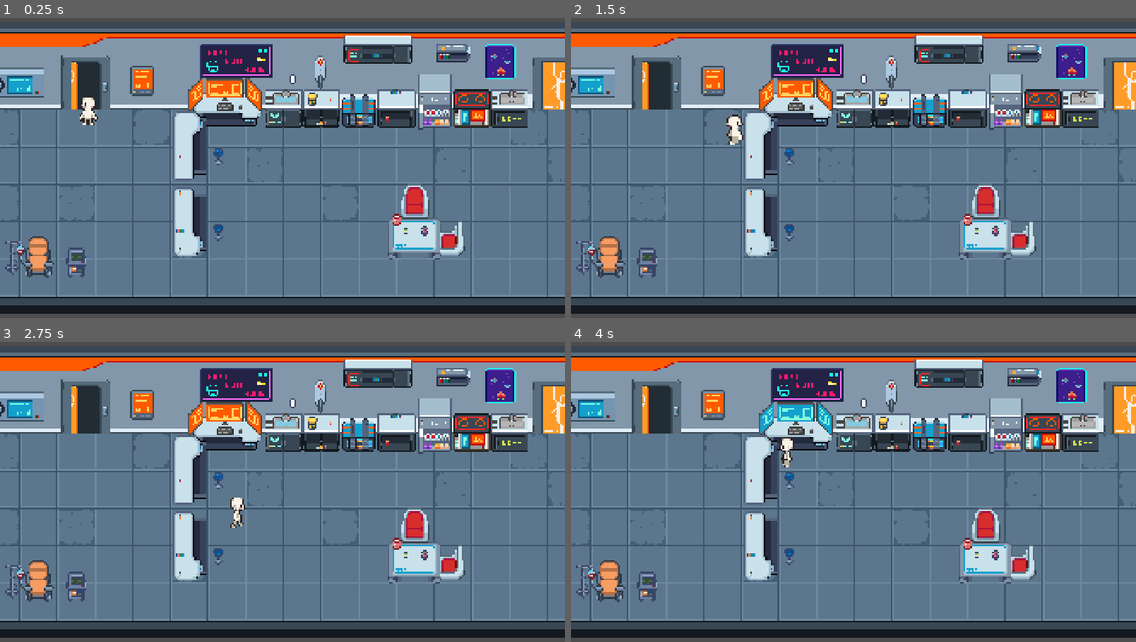
Above: before the commit, frames 1-4 (two rows, left to right).
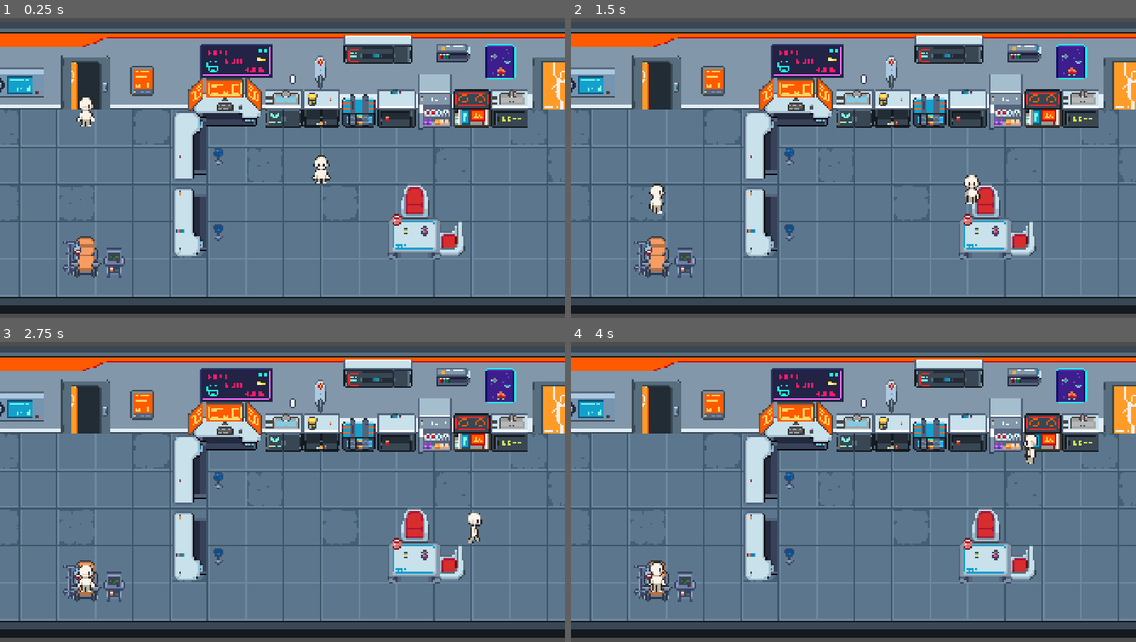
Above: after the commit, the same moments.

Repository: Elytridfly/Dr.Chrome
Game: Godot game, scene res://scenes/game.tscn
Same seed, same stepped clock (60 frames per second), same inputs: the game is played once before the commit and once after it.
Inputs:
- Up to frame 1 (0.25 s): no input
- Up to frame 2 (1.5 s): hold D (right) 0.53-1.28 s; tap Space (interact) at 0.6, 1.35 s; hold S (down) from 1.28 s (still down)
- Up to frame 3 (2.75 s): release S (down) at 2.03 s; hold D (right) from 2.03 s (still down); tap Space (interact) at 2.1 s
- Up to frame 4 (4 s): release D (right) at 2.78 s; hold W (up) 2.78-3.53 s; tap Space (interact) at 2.85, 3.6 s; hold A (left) from 3.53 s (still down)

The runs differ from the first frame. In frame 1, 1.9% of the frame differs, in the area x 0-59%, y 26-87%; in frame 2, 2.2%; in frame 3, 1.9%; in frame 4, 2.5%, in the area x 0-83%, y 20-87%.

Commit message:
added pickup blood feature

Diff:
--- /dev/null
+++ b/dr.chrome/GameState.gd
@@ -0,0 +1,14 @@
+# autoload: GameState.gd
+extends Node
+signal item_picked_up
+
+
+var ui_blocking_input: bool = false
+var blood: bool = false
+
+
+func pick_up_item() -> void:
+	if blood:
+		return
+	blood = true
+	item_picked_up.emit()
--- a/dr.chrome/project.godot
+++ b/dr.chrome/project.godot
@@ -14,6 +14,10 @@
 run/main_scene="uid://5b1u5gwwdnyh"
 config/features=PackedStringArray("4.7", "GL Compatibility")
 config/icon="res://icon.svg"
+
+[autoload]
+
+GameState="*uid://crf5w2x36q56i"
 
 [display]
 
--- a/dr.chrome/scenes/computer.tscn
+++ b/dr.chrome/scenes/computer.tscn
@@ -1,20 +1,28 @@
 [gd_scene format=3 uid="uid://ckgfywth646du"]
 
 [ext_resource type="Script" uid="uid://cwxpx2jw5ymyj" path="res://scripts/computer.gd" id="1_8pqrt"]
-[ext_resource type="Texture2D" uid="uid://cqpp8jw7r7o0s" path="res://assets/computer_Orange.tres" id="2_7ikar"]
-[ext_resource type="Texture2D" uid="uid://c5f25issn5ooe" path="res://assets/computer_Blue.tres" id="3_tjrug"]
+[ext_resource type="Texture2D" uid="uid://rxrrp7n07rk" path="res://assets/Pixel Cyberpunk Interior/pixel-cyberpunk-interior.png" id="2_7ikar"]
+[ext_resource type="Texture2D" uid="uid://cqpp8jw7r7o0s" path="res://assets/computer_Orange.tres" id="3_7ikar"]
+
+[sub_resource type="AtlasTexture" id="AtlasTexture_tjrug"]
+atlas = ExtResource("2_7ikar")
+region = Rect2(208, 96, 64, 32)
+
+[sub_resource type="AtlasTexture" id="AtlasTexture_uiul0"]
+atlas = ExtResource("2_7ikar")
+region = Rect2(208, 63, 64, 32)
 
 [sub_resource type="RectangleShape2D" id="RectangleShape2D_1vivr"]
 size = Vector2(64, 56.75)
 
 [node name="Area2D" type="Area2D" unique_id=1828647403]
 script = ExtResource("1_8pqrt")
-default_texture = ExtResource("2_7ikar")
-touched_texture = ExtResource("3_tjrug")
+default_texture = SubResource("AtlasTexture_tjrug")
+touched_texture = SubResource("AtlasTexture_uiul0")
 
 [node name="Sprite2D" type="Sprite2D" parent="." unique_id=1324659603]
 position = Vector2(32, 17)
-texture = ExtResource("2_7ikar")
+texture = ExtResource("3_7ikar")
 
 [node name="CollisionShape2D" type="CollisionShape2D" parent="." unique_id=368772779]
 position = Vector2(32, 28.625)
--- /dev/null
+++ b/dr.chrome/scenes/computerUI.tscn
@@ -0,0 +1,34 @@
+[gd_scene format=3 uid="uid://xp66tku42axo"]
+
+[node name="Control" type="Control" unique_id=892762109]
+layout_mode = 3
+anchors_preset = 8
+anchor_left = 0.5
+anchor_top = 0.5
+anchor_right = 0.5
+anchor_bottom = 0.5
+offset_left = -4.0
+offset_top = 33.0
+offset_right = -4.0
+offset_bottom = 33.0
+grow_horizontal = 2
+grow_vertical = 2
+
+[node name="UI" type="ColorRect" parent="." unique_id=1879157267]
+layout_mode = 0
+offset_left = -128.0
+offset_top = -128.0
+offset_right = 128.0
+offset_bottom = 128.0
+color = Color(0.40392157, 0.6784314, 1, 1)
+
+[node name="Label" type="Label" parent="UI" unique_id=1872024394]
+layout_mode = 0
+offset_left = 31.0
+offset_top = 94.0
+offset_right = 225.0
+offset_bottom = 165.0
+theme_override_font_sizes/font_size = 24
+text = "This is a very beautiful UI"
+horizontal_alignment = 1
+autowrap_mode = 3
--- a/dr.chrome/scenes/game.tscn
+++ b/dr.chrome/scenes/game.tscn
@@ -8,6 +8,10 @@
 [ext_resource type="Texture2D" uid="uid://bcwdbg27tukqi" path="res://assets/Topdown Hospital/Spritesheets/spritesheet_hospital_maternity.png" id="5_p57ef"]
 [ext_resource type="PackedScene" uid="uid://ckgfywth646du" path="res://scenes/computer.tscn" id="8_0tnpc"]
 [ext_resource type="PackedScene" uid="uid://8kvu0untjq7k" path="res://scenes/pause_menu.tscn" id="8_gee14"]
+[ext_resource type="PackedScene" uid="uid://xp66tku42axo" path="res://scenes/computerUI.tscn" id="8_vtaks"]
+[ext_resource type="PackedScene" uid="uid://ch3spfngycx3u" path="res://scenes/patient.tscn" id="9_vtaks"]
+[ext_resource type="Texture2D" uid="uid://cipvtdphkmch4" path="res://assets/Red Potions/Red Potions/poç╞o vermelha.png" id="10_kvpfn"]
+[ext_resource type="Script" uid="uid://cu07pc8l6mtya" path="res://scripts/Blood.gd" id="11_dinhu"]
 
 [sub_resource type="TileSetAtlasSource" id="TileSetAtlasSource_lnu2h"]
 texture = ExtResource("2_yqjtg")
@@ -148,6 +152,7 @@
 12:15/0/physics_layer_0/polygon_0/points = PackedVector2Array(-20, -20, 20, -20, 20, 24, -20, 24)
 15:15/size_in_atlas = Vector2i(3, 3)
 15:15/0 = 0
+15:15/0/texture_origin = Vector2i(-16, -16)
 15:15/0/physics_layer_0/polygon_0/points = PackedVector2Array(-20, -20, 20, -20, 20, 24, -20, 24)
 12:10/size_in_atlas = Vector2i(2, 4)
 12:10/0 = 0
@@ -455,7 +460,7 @@
 texture = ExtResource("5_p57ef")
 0:0/size_in_atlas = Vector2i(2, 3)
 0:0/0 = 0
-0:0/0/texture_origin = Vector2i(-8, -16)
+0:0/0/texture_origin = Vector2i(0, -16)
 0:3/size_in_atlas = Vector2i(1, 4)
 0:3/0 = 0
 0:3/0/texture_origin = Vector2i(0, -24)
@@ -489,6 +494,10 @@
 [sub_resource type="WorldBoundaryShape2D" id="WorldBoundaryShape2D_1vivr"]
 distance = -138.0
 
+[sub_resource type="AtlasTexture" id="AtlasTexture_1vivr"]
+atlas = ExtResource("10_kvpfn")
+region = Rect2(16, 32, 16, 16)
+
 [node name="Game" type="Node2D" unique_id=1491512574]
 
 [node name="TileMap" type="TileMap" parent="." unique_id=455236952]
@@ -496,37 +505,52 @@
 format = 2
 layer_0/tile_data = PackedInt32Array(-327685, 262144, 9, -327681, 262144, 9, -393215, 262144, 9, -393214, 262144, 9, -3 …(3526 unchanged characters)…
 layer_1/name = "Layer1"
-layer_1/tile_data = PackedInt32Array(-65537, 1703936, 4, -13 …(63 unchanged characters)… 6601, 1048576, 10, -327677, 2097152, 6, -131083, 983040, 15, 262149, 1572864, 14, -131067, 1835008, 6, -196594, 786432, 15, -131063, 1572864, 4, -131061, 1835008, 4, -131069, 1310720, 14, 196602, 1572864, 1610612746, 262138, 1572864, 1073741834, 196614, 1310720, 4, 327688, 1310720, 8, 393202, 4, 0, 458740, 327682, 4, 458737, 65537, 0)
+layer_1/tile_data = PackedInt32Array(-65537, 1703936, 4, -13 …(63 unchanged characters)… 6601, 1048576, 10, -327677, 2097152, 6, 262149, 1572864, 14, -131067, 1835008, 6, -196594, 786432, 15, -131063, 1572864, 4, -131061, 1835008, 4, -131069, 1310720, 14, 196602, 1572864, 1610612746, 262138, 1572864, 1073741834, 196614, 1310720, 4, 327688, 1310720, 8, -196620, 983040, 15, 393205, 4, 0)
 layer_2/name = "Layer2"
-layer_2/tile_data = PackedInt32Array(-65537, 1835008, 2, 262 …(405 unchanged characters)…  2, 131068, 458754, 0, 393212, 458754, 0)
-
-[node name="StaticBody2D" type="StaticBody2D" parent="." unique_id=1248504717]
+layer_2/tile_data = PackedInt32Array(-65537, 1835008, 2, 262 …(405 unchanged characters)…  2, 131068, 458754, 0, 393212, 458754, 0, 458740, 65537, 0, 458742, 327682, 4)
+
+[node name="Walls" type="StaticBody2D" parent="." unique_id=1248504717]
 visible = false
 position = Vector2(1, 1)
 
-[node name="CollisionShape2D" type="CollisionShape2D" parent="StaticBody2D" unique_id=2141830227]
+[node name="CollisionShape2D" type="CollisionShape2D" parent="Walls" unique_id=2141830227]
 shape = SubResource("WorldBoundaryShape2D_1vivr")
 
-[node name="CollisionShape2D2" type="CollisionShape2D" parent="StaticBody2D" unique_id=728836359]
+[node name="CollisionShape2D2" type="CollisionShape2D" parent="Walls" unique_id=728836359]
 position = Vector2(-107, 0)
 rotation = 1.5707964
 shape = SubResource("WorldBoundaryShape2D_1vivr")
 
-[node name="CollisionShape2D3" type="CollisionShape2D" parent="StaticBody2D" unique_id=1426565585]
+[node name="CollisionShape2D3" type="CollisionShape2D" parent="Walls" unique_id=1426565585]
 position = Vector2(128, 0)
 rotation = 4.712389
 shape = SubResource("WorldBoundaryShape2D_1vivr")
 
 [node name="Player" parent="." unique_id=1888553610 groups=["player"] instance=ExtResource("1_uwrxv")]
-position = Vector2(-166, -13)
+position = Vector2(32, 48)
 
 [node name="Camera2D" type="Camera2D" parent="." unique_id=1778874411]
 position = Vector2(-1, 32)
 zoom = Vector2(4, 4)
 
+[node name="Computer" parent="." unique_id=1828647403 instance=ExtResource("8_0tnpc")]
+process_mode = 3
+position = Vector2(-82, -45)
+ui_scene = ExtResource("8_vtaks")
+
+[node name="Patient" parent="." unique_id=1886844576 instance=ExtResource("9_vtaks")]
+position = Vector2(-168, -16)
+target_marker = NodePath("../Marker2D")
+
+[node name="Marker2D" type="Marker2D" parent="." unique_id=830009160]
+position = Vector2(-168, 120)
+
+[node name="Blood" type="Sprite2D" parent="." unique_id=1968518680]
+position = Vector2(216, 144)
+scale = Vector2(1.9999995, 1.9999995)
+texture = SubResource("AtlasTexture_1vivr")
+script = ExtResource("11_dinhu")
+
 [node name="CanvasLayer" type="CanvasLayer" parent="." unique_id=2104295858]
 
 [node name="PauseMenu" parent="CanvasLayer" unique_id=234955865 instance=ExtResource("8_gee14")]
-
-[node name="Area2D" parent="." unique_id=1828647403 instance=ExtResource("8_0tnpc")]
-position = Vector2(-82, -45)
--- /dev/null
+++ b/dr.chrome/scenes/patient.tscn
@@ -0,0 +1,159 @@
+[gd_scene format=3 uid="uid://ch3spfngycx3u"]
+
+[ext_resource type="Script" uid="uid://bjccaxspvpigf" path="res://scripts/patient.gd" id="1_ictue"]
+[ext_resource type="Texture2D" uid="uid://dpbmno4digdpr" path="res://assets/Eris Esra's Character Template 4.1/16x32/16x32 Idle-Sheet.png" id="1_itde6"]
+[ext_resource type="Texture2D" uid="uid://dtvt3ewonusvd" path="res://assets/Eris Esra's Character Template 4.1/16x32/16x32 Interact-Sheet.png" id="2_ictue"]
+[ext_resource type="Texture2D" uid="uid://cbwr6ogo8i8sl" path="res://assets/Eris Esra's Character Template 4.1/16x32/16x32 Walk-Sheet.png" id="3_1ey2x"]
+
+[sub_resource type="AtlasTexture" id="AtlasTexture_fjrip"]
+atlas = ExtResource("1_itde6")
+region = Rect2(0, 0, 32, 32)
+
+[sub_resource type="AtlasTexture" id="AtlasTexture_smehm"]
+atlas = ExtResource("1_itde6")
+region = Rect2(32, 0, 32, 32)
+
+[sub_resource type="AtlasTexture" id="AtlasTexture_ur7pv"]
+atlas = ExtResource("1_itde6")
+region = Rect2(64, 0, 32, 32)
+
+[sub_resource type="AtlasTexture" id="AtlasTexture_y4r1p"]
+atlas = ExtResource("1_itde6")
+region = Rect2(96, 0, 32, 32)
+
+[sub_resource type="AtlasTexture" id="AtlasTexture_31cv2"]
+atlas = ExtResource("2_ictue")
+region = Rect2(0, 0, 32, 32)
+
+[sub_resource type="AtlasTexture" id="AtlasTexture_pf23h"]
+atlas = ExtResource("2_ictue")
+region = Rect2(32, 0, 32, 32)
+
+[sub_resource type="AtlasTexture" id="AtlasTexture_dt7fs"]
+atlas = ExtResource("2_ictue")
+region = Rect2(64, 0, 32, 32)
+
+[sub_resource type="AtlasTexture" id="AtlasTexture_wqfne"]
+atlas = ExtResource("2_ictue")
+region = Rect2(96, 0, 32, 32)
+
+[sub_resource type="AtlasTexture" id="AtlasTexture_4gjji"]
+atlas = ExtResource("3_1ey2x")
+region = Rect2(32, 0, 32, 32)
+
+[sub_resource type="AtlasTexture" id="AtlasTexture_u2ulf"]
+atlas = ExtResource("3_1ey2x")
+region = Rect2(64, 0, 32, 32)
+
+[sub_resource type="AtlasTexture" id="AtlasTexture_6e8lb"]
+atlas = ExtResource("3_1ey2x")
+region = Rect2(96, 0, 32, 32)
+
+[sub_resource type="AtlasTexture" id="AtlasTexture_mx1m4"]
+atlas = ExtResource("3_1ey2x")
+region = Rect2(0, 0, 32, 32)
+
+[sub_resource type="AtlasTexture" id="AtlasTexture_74r1k"]
+atlas = ExtResource("3_1ey2x")
+region = Rect2(32, 128, 32, 32)
+
+[sub_resource type="AtlasTexture" id="AtlasTexture_8svfe"]
+atlas = ExtResource("3_1ey2x")
+region = Rect2(64, 128, 32, 32)
+
+[sub_resource type="AtlasTexture" id="AtlasTexture_2a3c5"]
+atlas = ExtResource("3_1ey2x")
+region = Rect2(96, 128, 32, 32)
+
+[sub_resource type="AtlasTexture" id="AtlasTexture_apa73"]
+atlas = ExtResource("3_1ey2x")
+region = Rect2(0, 128, 32, 32)
+
+[sub_resource type="SpriteFrames" id="SpriteFrames_kyvu5"]
+animations = [{
+"frames": [{
+"duration": 1.0,
+"texture": SubResource("AtlasTexture_fjrip")
+}, {
+"duration": 1.0,
+"texture": SubResource("AtlasTexture_smehm")
+}, {
+"duration": 1.0,
+"texture": SubResource("AtlasTexture_ur7pv")
+}, {
+"duration": 1.0,
+"texture": SubResource("AtlasTexture_y4r1p")
+}],
+"loop": 1,
+"name": &"idle0",
+"speed": 4.0
+}, {
+"frames": [{
+"duration": 1.0,
+"texture": SubResource("AtlasTexture_31cv2")
+}, {
+"duration": 1.0,
+"texture": SubResource("AtlasTexture_pf23h")
+}, {
+"duration": 1.0,
+"texture": SubResource("AtlasTexture_dt7fs")
+}, {
+"duration": 1.0,
+"texture": SubResource("AtlasTexture_wqfne")
+}],
+"loop": 1,
+"name": &"interact0",
+"speed": 4.0
+}, {
+"frames": [{
+"duration": 1.0,
+"texture": SubResource("AtlasTexture_4gjji")
+}, {
+"duration": 1.0,
+"texture": SubResource("AtlasTexture_u2ulf")
+}, {
+"duration": 1.0,
+"texture": SubResource("AtlasTexture_6e8lb")
+}, {
+"duration": 1.0,
+"texture": SubResource("AtlasTexture_mx1m4")
+}],
+"loop": 1,
+"name": &"walking0",
+"speed": 4.0
+}, {
+"frames": [{
+"duration": 1.0,
+"texture": SubResource("AtlasTexture_74r1k")
+}, {
+"duration": 1.0,
+"texture": SubResource("AtlasTexture_8svfe")
+}, {
+"duration": 1.0,
+"texture": SubResource("AtlasTexture_2a3c5")
+}, {
+"duration": 1.0,
+"texture": SubResource("AtlasTexture_apa73")
+}],
+"loop": 1,
+"name": &"walking180",
+"speed": 4.0
+}]
+
+[sub_resource type="CircleShape2D" id="CircleShape2D_dinhu"]
+radius = 16.0
+
+[node name="CharacterBody2D" type="CharacterBody2D" unique_id=1403241044]
+script = ExtResource("1_ictue")
+
+[node name="AnimatedSprite2D" type="AnimatedSprite2D" parent="." unique_id=1731918466]
+position = Vector2(0, -16)
+sprite_frames = SubResource("SpriteFrames_kyvu5")
+animation = &"idle0"
+autoplay = "idle0"
+
+[node name="Area2D" type="Area2D" parent="." unique_id=2136459544]
+
+[node name="CollisionShape2D" type="CollisionShape2D" parent="Area2D" unique_id=2101911323]
+position = Vector2(0, -11)
+shape = SubResource("CircleShape2D_dinhu")
--- a/dr.chrome/scenes/pause_menu.tscn
+++ b/dr.chrome/scenes/pause_menu.tscn
@@ -8,22 +8,22 @@
 shader_parameter/lod = 0.0
 
 [sub_resource type="Animation" id="Animation_n87rw"]
-length = 0.001
+length = 0.33333334
 tracks/0/type = "bezier"
 tracks/0/imported = false
 tracks/0/enabled = true
-tracks/0/path = NodePath("ColorRect:material:shader_parameter/lod")
+tracks/0/path = NodePath("PanelContainer:modulate:r")
 tracks/0/interp = 1
 tracks/0/loop_wrap = true
 tracks/0/keys = {
 "handle_modes": PackedInt32Array(0),
-"points": PackedFloat32Array(0, -0.15, 0, 0.15, 0),
+"points": PackedFloat32Array(1, -0.0005, 0, 0.0005, 0),
 "times": PackedFloat32Array(0)
 }
 tracks/1/type = "bezier"
 tracks/1/imported = false
 tracks/1/enabled = true
-tracks/1/path = NodePath("PanelContainer:modulate:r")
+tracks/1/path = NodePath("PanelContainer:modulate:g")
 tracks/1/interp = 1
 tracks/1/loop_wrap = true
 tracks/1/keys = {
@@ -34,7 +34,7 @@
 tracks/2/type = "bezier"
 tracks/2/imported = false
 tracks/2/enabled = true
-tracks/2/path = NodePath("PanelContainer:modulate:g")
+tracks/2/path = NodePath("PanelContainer:modulate:b")
 tracks/2/interp = 1
 tracks/2/loop_wrap = true
 tracks/2/keys = {
@@ -45,21 +45,10 @@
 tracks/3/type = "bezier"
 tracks/3/imported = false
 tracks/3/enabled = true
-tracks/3/path = NodePath("PanelContainer:modulate:b")
+tracks/3/path = NodePath("PanelContainer:modulate:a")
 tracks/3/interp = 1
 tracks/3/loop_wrap = true
 tracks/3/keys = {
-"handle_modes": PackedInt32Array(0),
-"points": PackedFloat32Array(1, -0.0005, 0, 0.0005, 0),
-"times": PackedFloat32Array(0)
-}
-tracks/4/type = "bezier"
-tracks/4/imported = false
-tracks/4/enabled = true
-tracks/4/path = NodePath("PanelContainer:modulate:a")
-tracks/4/interp = 1
-tracks/4/loop_wrap = true
-tracks/4/keys = {
 "handle_modes": PackedInt32Array(0),
 "points": PackedFloat32Array(0, -0.0005, 0, 0.0005, 0),
 "times": PackedFloat32Array(0)
@@ -71,18 +60,18 @@
 tracks/0/type = "bezier"
 tracks/0/imported = false
 tracks/0/enabled = true
-tracks/0/path = NodePath("ColorRect:material:shader_parameter/lod")
+tracks/0/path = NodePath("PanelContainer:modulate:r")
 tracks/0/interp = 1
 tracks/0/loop_wrap = true
 tracks/0/keys = {
 "handle_modes": PackedInt32Array(0, 2),
-"points": PackedFloat32Array(0, -0.15, 0, 0.15, 0, 0.85, -0.050000004, -0.14166668, 0, 0),
-"times": PackedFloat32Array(0, 0.3)
+"points": PackedFloat32Array(1, -0.0005, 0, 0.0005, 0, 1, -0.04983334, 0, 0, 0),
+"times": PackedFloat32Array(0.0009999999, 0.3)
 }
 tracks/1/type = "bezier"
 tracks/1/imported = false
 tracks/1/enabled = true
-tracks/1/path = NodePath("PanelContainer:modulate:r")
+tracks/1/path = NodePath("PanelContainer:modulate:g")
 tracks/1/interp = 1
 tracks/1/loop_wrap = true
 tracks/1/keys = {
@@ -93,7 +82,7 @@
 tracks/2/type = "bezier"
 tracks/2/imported = false
 tracks/2/enabled = true
-tracks/2/path = NodePath("PanelContainer:modulate:g")
+tracks/2/path = NodePath("PanelContainer:modulate:b")
 tracks/2/interp = 1
 tracks/2/loop_wrap = true
 tracks/2/keys = {
@@ -104,21 +93,10 @@
 tracks/3/type = "bezier"
 tracks/3/imported = false
 tracks/3/enabled = true
-tracks/3/path = NodePath("PanelContainer:modulate:b")
+tracks/3/path = NodePath("PanelContainer:modulate:a")
 tracks/3/interp = 1
 tracks/3/loop_wrap = true
 tracks/3/keys = {
-"handle_modes": PackedInt32Array(0, 2),
-"points": PackedFloat32Array(1, -0.0005, 0, 0.0005, 0, 1, -0.04983334, 0, 0, 0),
-"times": PackedFloat32Array(0.0009999999, 0.3)
-}
-tracks/4/type = "bezier"
-tracks/4/imported = false
-tracks/4/enabled = true
-tracks/4/path = NodePath("PanelContainer:modulate:a")
-tracks/4/interp = 1
-tracks/4/loop_wrap = true
-tracks/4/keys = {
 "handle_modes": PackedInt32Array(0, 2),
 "points": PackedFloat32Array(0, -0.0005, 0, 0.0005, 0, 1, -0.04983334, -0.16666667, 0, 0),
 "times": PackedFloat32Array(0.0009999999, 0.3)
--- /dev/null
+++ b/dr.chrome/scripts/Blood.gd
@@ -0,0 +1,5 @@
+extends Sprite2D
+
+func _ready() -> void:
+	visible = GameState.blood
+	GameState.item_picked_up.connect(func(): visible = true)
--- a/dr.chrome/scripts/computer.gd
+++ b/dr.chrome/scripts/computer.gd
@@ -3,9 +3,37 @@
 @onready var sprite: Sprite2D = $Sprite2D
 @export var default_texture: Texture2D
 @export var touched_texture: Texture2D
+@export var ui_scene: PackedScene
+
+var ui_instance: Control = null
+
+func _ready() -> void:
+	super._ready()
+	interacted.connect(_on_interacted)
 
 func _on_player_entered() -> void:
 	sprite.texture = touched_texture
 
 func _on_player_exited() -> void:
 	sprite.texture = default_texture
+
+func _on_interacted() -> void:
+	if ui_instance != null:
+		return
+	ui_instance = ui_scene.instantiate()
+	get_tree().current_scene.add_child(ui_instance)
+	ui_instance.process_mode = Node.PROCESS_MODE_ALWAYS
+	get_tree().paused = true
+	GameState.ui_blocking_input = true   # see step 3
+
+func _unhandled_input(event: InputEvent) -> void:
+	super._unhandled_input(event)  # <-- this line is why interact broke; do not omit it
+	if ui_instance != null and event.is_action_pressed("ui_cancel"):
+		_close_ui()
+		get_viewport().set_input_as_handled()
+
+func _close_ui() -> void:
+	ui_instance.queue_free()
+	ui_instance = null
+	get_tree().paused = false
+	GameState.ui_blocking_input = false
--- /dev/null
+++ b/dr.chrome/scripts/patient.gd
@@ -0,0 +1,38 @@
+extends CharacterBody2D
+
+const SPEED = 60.0
+
+@export var target_marker: NodePath
+var target_y: float
+var arrived := false
+
+@onready var anim: AnimatedSprite2D = $AnimatedSprite2D
+@onready var pickup_area: Area2D = $Area2D
+
+func _ready() -> void:
+	target_y = get_node(target_marker).global_position.y
+	pickup_area.body_entered.connect(_on_body_entered)
+
+func _physics_process(_delta: float) -> void:
+	if arrived:
+		return
+
+	var diff = target_y - global_position.y
+	if abs(diff) < 2.0:
+		velocity = Vector2.ZERO
+		arrived = true
+		anim.play("idle0")
+		move_and_slide()
+		return
+
+	var dir = 1 if diff > 0 else -1
+	velocity = Vector2(0, dir * SPEED)
+	move_and_slide()
+	anim.play("walking0" if dir > 0 else "walking180")
+
+
+func _on_body_entered(body: Node2D) -> void:
+	if not arrived:
+		return
+	if body.is_in_group("player") and not GameState.blood:
+		GameState.pick_up_item()
--- a/dr.chrome/scripts/pause_menu.gd
+++ b/dr.chrome/scripts/pause_menu.gd
@@ -3,34 +3,27 @@
 func _ready():
 	$AnimationPlayer.play("RESET")
 
+func _unhandled_input(event: InputEvent) -> void:
+	if event.is_action_pressed("ui_cancel") and not GameState.ui_blocking_input:
+		if get_tree().paused:
+			resume()
+		else:
+			pause()
+
 func resume():
 	get_tree().paused = false
 	$AnimationPlayer.play_backwards("blur")
-
-
 
 func pause():
 	get_tree().paused = true
 	$AnimationPlayer.play("blur")
 
-func testEsc():
-	if Input.is_action_just_pressed("esc") and 	get_tree().paused == false:
-		pause();
-	elif Input.is_action_just_pressed("esc") and 	get_tree().paused == true:
-		resume();
-
-
 func _on_resume_pressed() -> void:
 	resume()
-
 
 func _on_restart_pressed() -> void:
 	resume()
 	get_tree().reload_current_scene()
 
-
 func _on_quit_pressed() -> void:
 	get_tree().quit()
-
-func _process(delta):
-	testEsc()
Not shown, added: dr.chrome/GameState.gd.uid
Binary file added: dr.chrome/assets/Red Potions/Red Potions/empty.png
Not shown, added: dr.chrome/assets/Red Potions/Red Potions/empty.png.import
Binary file added: dr.chrome/assets/Red Potions/Red Potions/poç╞o vermelha bem vazia.png
Not shown, added: dr.chrome/assets/Red Potions/Red Potions/poç╞o vermelha bem vazia.png.import
Binary file added: dr.chrome/assets/Red Potions/Red Potions/poç╞o vermelha meio vazia.png
Not shown, added: dr.chrome/assets/Red Potions/Red Potions/poç╞o vermelha meio vazia.png.import
Binary file added: dr.chrome/assets/Red Potions/Red Potions/poç╞o vermelha.png
Not shown, added: dr.chrome/assets/Red Potions/Red Potions/poç╞o vermelha.png.import
Not shown, added: dr.chrome/scripts/Blood.gd.uid
Not shown, added: dr.chrome/scripts/patient.gd.uid
